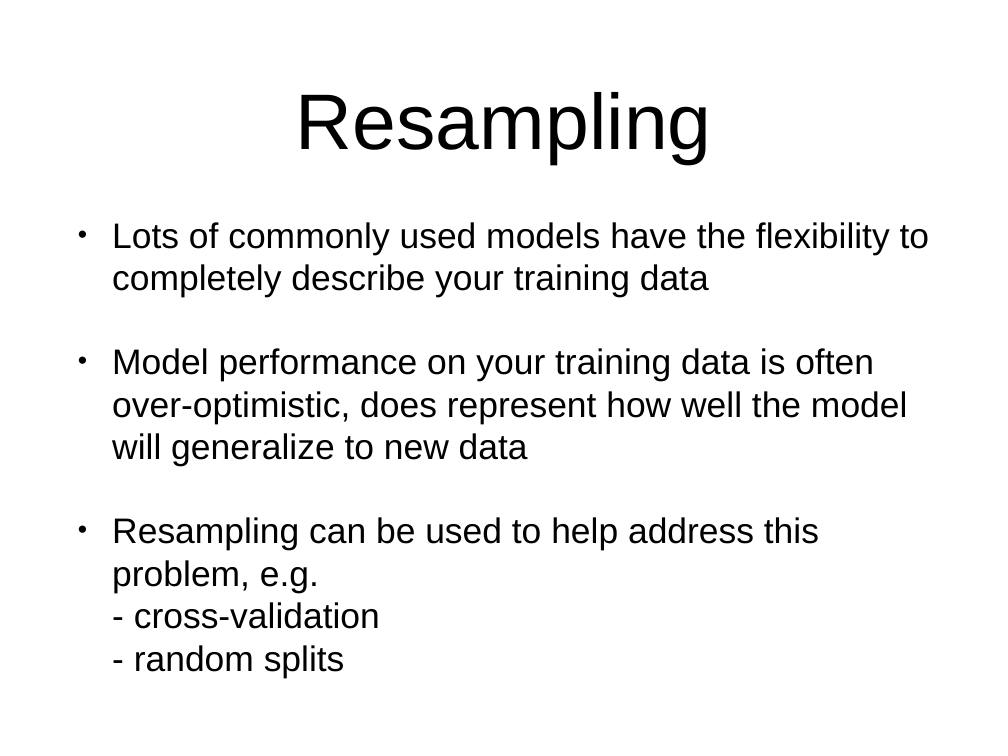
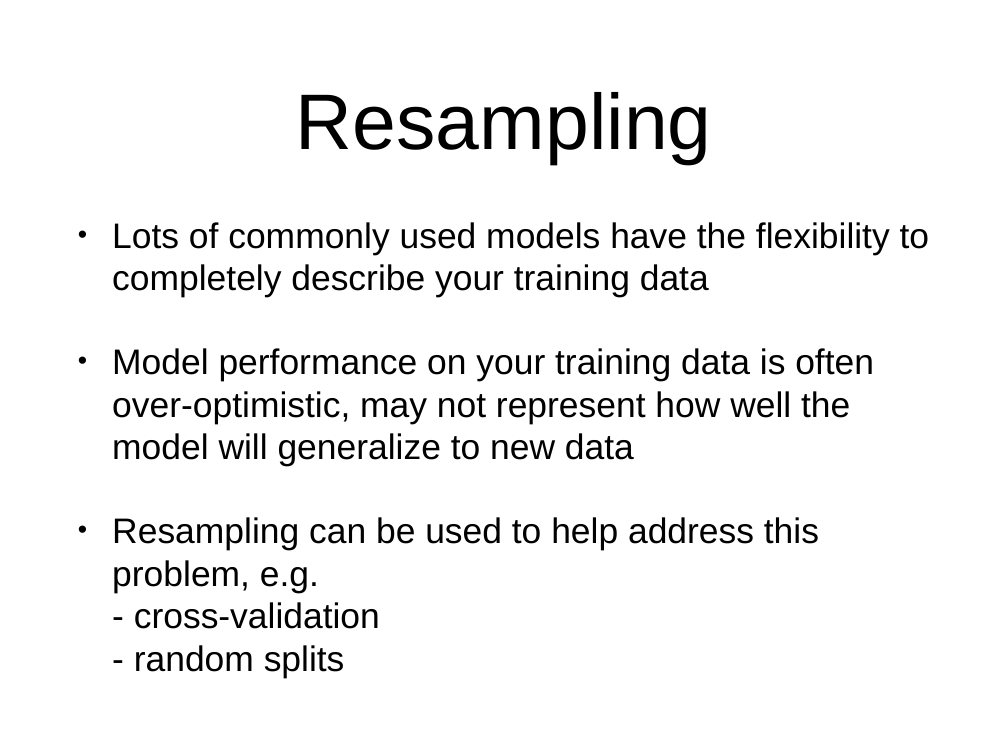
Before and after one commit to socalrug/hackathon-2019-11, a slide deck: slide 17 of tutorials/modeling-and-caret-tutorial/ocrug_hackathon_modeling_tutorial.pptx. Drawn at 1008x756 pixels with LibreOffice and Linux fonts; fonts in the diff are those of the drawing. Boxes give left, top, right and bottom in pixels: in the first picture for what was removed or moved away, otherwise in the second. Text is boxed around its words. In the diff, an @@ line names an element or a change of style, - is before the commit and + after.

```diff
--- a/tutorials/modeling-and-caret-tutorial/ocrug_hackathon_modeling_tutorial.pptx
+++ b/tutorials/modeling-and-caret-tutorial/ocrug_hackathon_modeling_tutorial.pptx
@@ text at (112, 348, 874, 467): text changed @@
-• Model performance on your training data is often over-optimistic, does represent how well the model will generalize to new data
+• Model performance on your training data is often over-optimistic, may not represent how well the model will generalize to new data
```
Also in this commit, not shown: 4 other slides changed, 2 other files.
